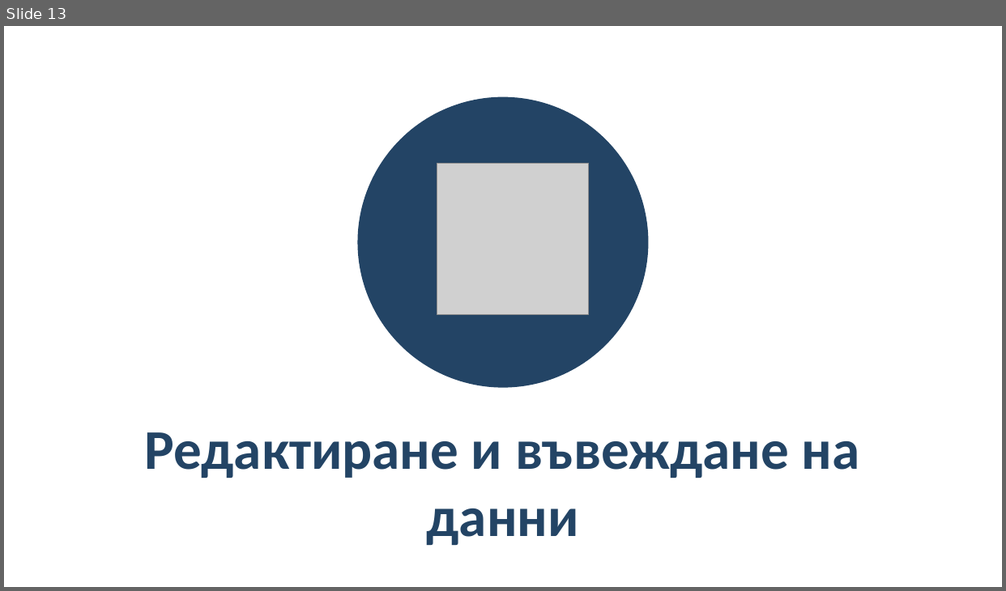
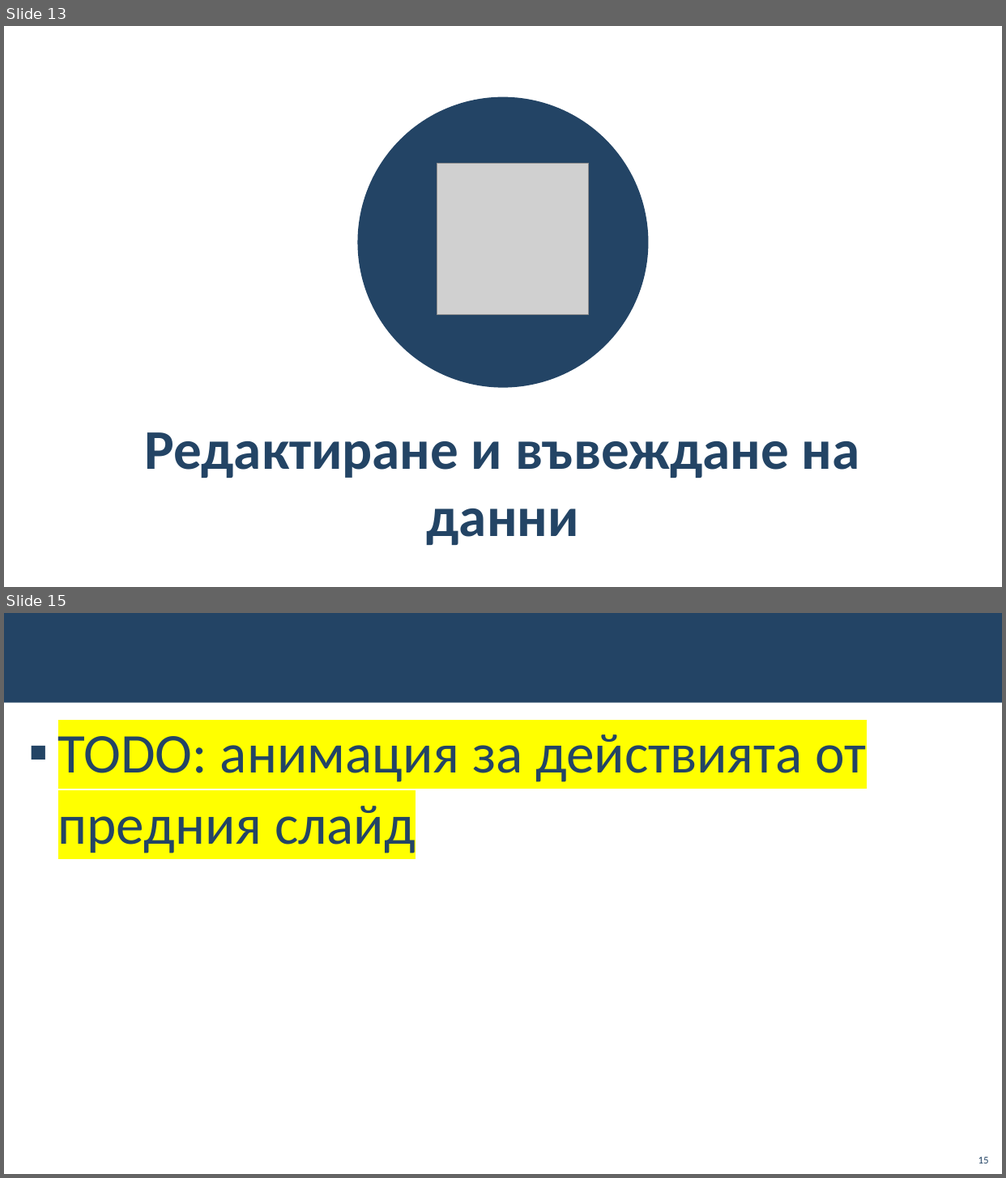
Before and after one commit to BG-IT-Edu/School-Programming, a slide deck: Courses/Computer-Modeling-and-IT/Computer-Modeling-and-IT-5-Class/26-Introduction-to-Spreadsheets/26-Introduction-to-Spreadsheets.pptx. Shown one above the other, each under a label of ours: slide 13 before the commit, slides 13 and 15 after it; the slides between them are not shown. The pictures are 1006x591 and 1006x1178 pixels, drawn with LibreOffice and Linux fonts; fonts in the diff are those of the drawing; grey boxes stand for pictures; background and template pictures are left out. Boxes give left, top, right and bottom in pixels: in the first picture for what was removed or moved away, otherwise in the second. Text is boxed around its words. In the diff, an @@ line names an element or a change of style, - is before the commit and + after.

```diff
--- a/Courses/Computer-Modeling-and-IT/Computer-Modeling-and-IT-5-Class/26-Introduction-to-Spreadsheets/26-Introduction-to-Spreadsheets.pptx
+++ b/Courses/Computer-Modeling-and-IT/Computer-Modeling-and-IT-5-Class/26-Introduction-to-Spreadsheets/26-Introduction-to-Spreadsheets.pptx
@@ slide 15 added at (4,613,1002,1174), background #FFFFFF @@
@@ rectangle added at (4,613,1002,703), fill #234465 @@
@@ text added at (58,735,866,854), 54 pt, text #234465 @@
+▪ TODO: анимация за действията от предния слайд
@@ page number added at (978,1157,989,1164), 10 pt, text #234465 @@
+15
```
Also in this commit, not shown: 1 slide changed, 1 other file.
